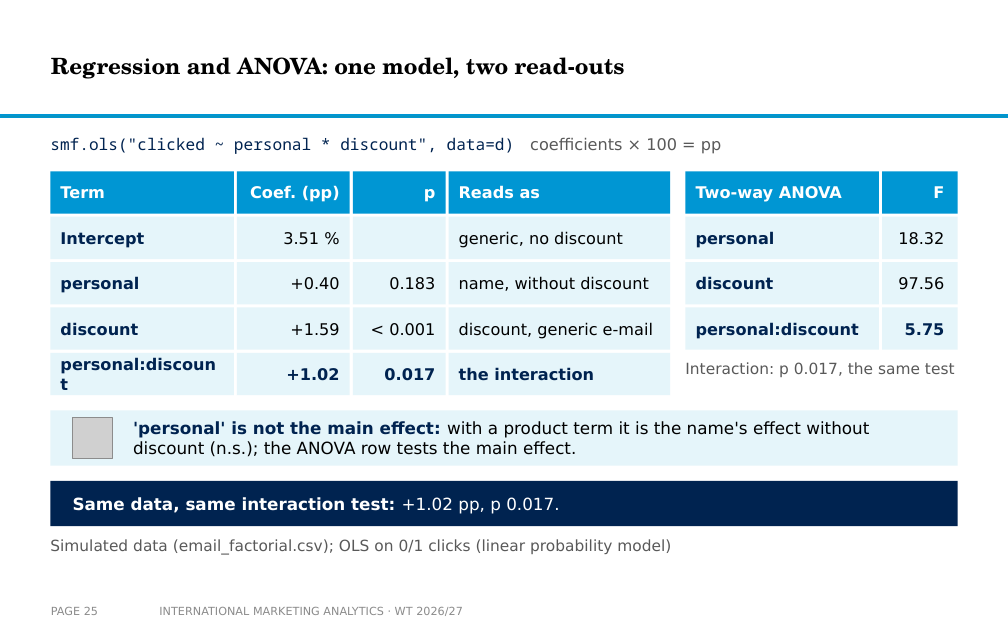
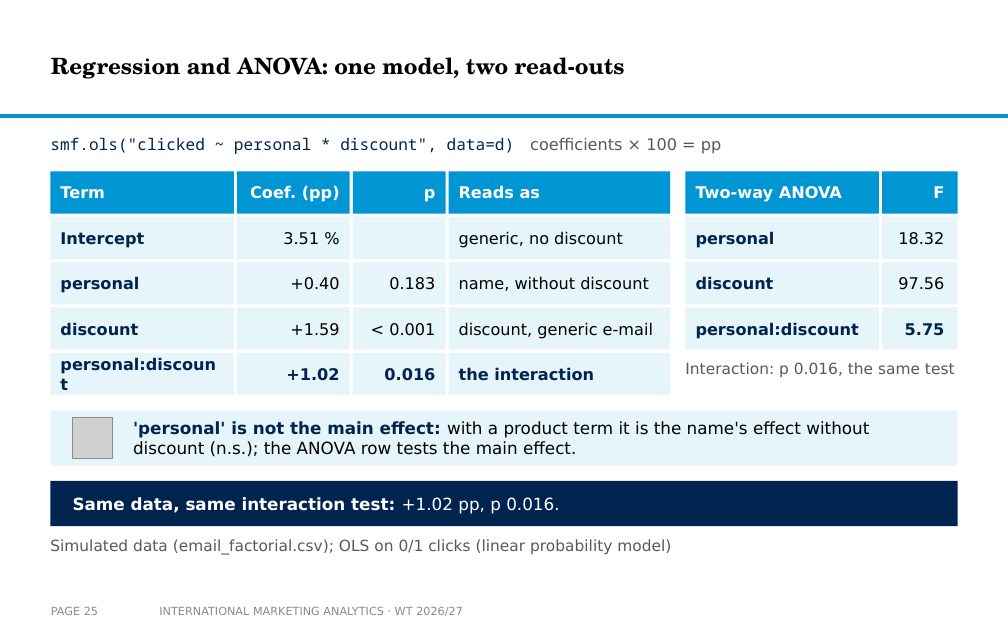
Before and after one commit to arnefloh-wu/international-marketing-analytics-teaching, a slide deck: slide 25 of slides/experiments-and-ab-testing_WT26-27.pptx. Drawn at 1008x630 pixels with LibreOffice and Linux fonts; fonts in the diff are those of the drawing; grey boxes stand for pictures; background and template pictures are left out. Boxes give left, top, right and bottom in pixels: in the first picture for what was removed or moved away, otherwise in the second. Text is boxed around its words. In the diff, an @@ line names an element or a change of style, - is before the commit and + after.

```diff
--- a/slides/experiments-and-ab-testing_WT26-27.pptx
+++ b/slides/experiments-and-ab-testing_WT26-27.pptx
@@ text at <box>384,368,435,381</box>: text changed @@
-0.017
+0.016
@@ text at <box>685,362,955,377</box>: text changed @@
-Interaction: p 0.017, the same test
+Interaction: p 0.016, the same test
@@ text at <box>73,497,559,514</box>: text changed @@
-Same data, same interaction test: +1.02 pp, p 0.017.
+Same data, same interaction test: +1.02 pp, p 0.016.
```
Also in this commit, not shown: 9 other slides changed, 1 slide added, 1 slide removed, 5 other files.
